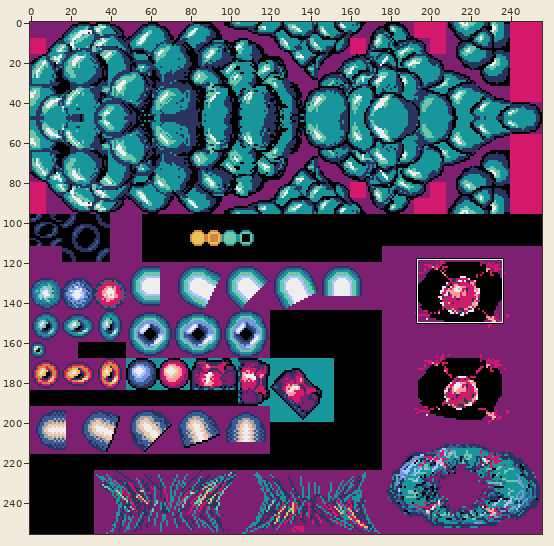
File history of a sprite sheet, source/assets/graslay2.png. Above, an overview of the earlier version with the close-up marked.
Close-up. As it was:
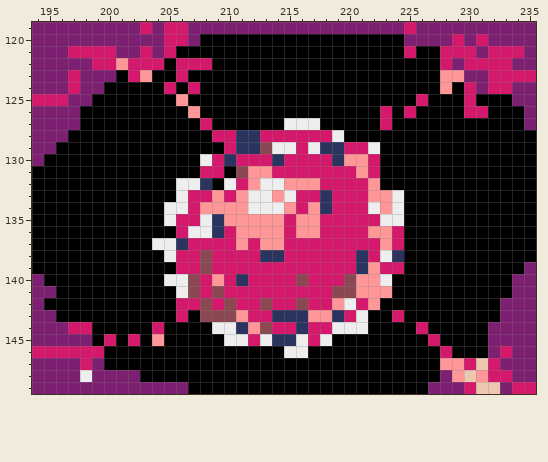
The file is 256x256 pixels. Shown: x 194..235, y 119..149.
After:
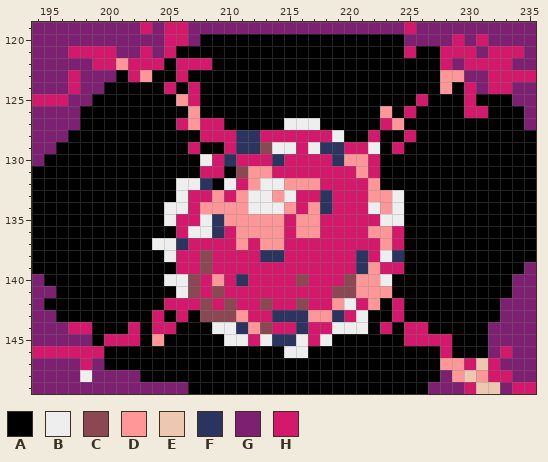
Palette (. is transparent): A #000000  B #eeeeee  C #8b4852  D #ff9798  E #edc7b0  F #2b335f  G #7e2072  H #d4186c
Edits made:
y 125: x 207 A -> H
y 126: x 223 H -> D
y 127: x 206..207 AA -> HD; x 209 A -> H; x 224 A -> D
y 128: x 208 A -> H; x 222 A -> H; x 225 A -> H
y 129: x 207 A -> H; x 224 A -> H
y 142: x 205 A -> H; x 224 A -> H
y 143: x 204 A -> H
y 144: x 202 A -> H; x 205 A -> H; x 223 A -> H; x 225 A -> H
y 145: x 201 A -> H; x 225..226 AA -> HH; x 228 A -> H
Pixel boxes of the changes (left, top, right, bottom) in both close-ups:
changed: (176, 94, 224, 154)
changed: (368, 106, 416, 154)
changed: (116, 298, 176, 346)
changed: (380, 298, 452, 346)
